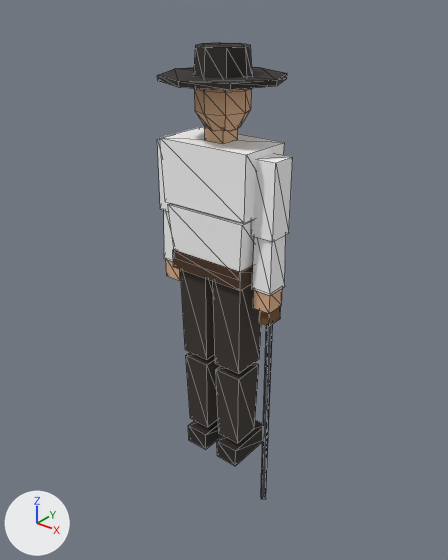
Before and after pictures for a commit that changed the glTF model game/assets/models/soldier_em_musket_rigged.glb.
Both versions are drawn from a camera (50 mm lens) standing at (1.5, -1.85, 2.05) and looking at (-0.04, 0.06, 0.86). The lights are fixed; the arrows at lower left show +X, +Y and +Z. The older version comes first. Mesh edges are drawn as thin lines. Vertices at exactly the same position are counted once.

Before the edit, the objects in view are built like this:
```python
me_em_musket_lod0 = bpy.data.meshes.new('em_musket_lod0')
me_em_musket_lod0.from_pydata(...)  # 210 vertices, 336 faces; spans x -0.29..0.29, y -0.23..0.25, z -0.21..1.83
me_em_musket_lod0.materials.append(mat_vertexcolour)
ob_em_musket_lod0 = bpy.data.objects.new('em_musket_lod0', me_em_musket_lod0)
ob_em_musket_lod0.location = (0.0, 0.0, 0.0)
```
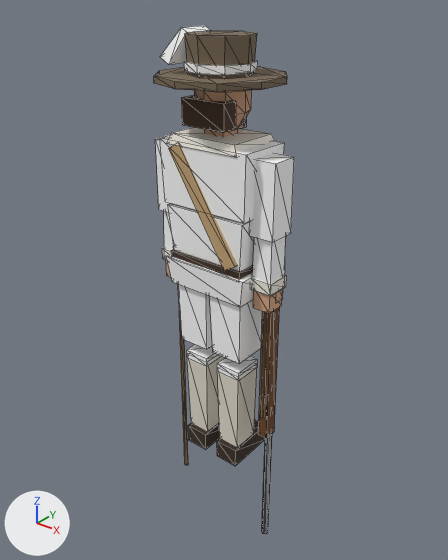
Location of each change, [x1, y1, x2, y2] in pixels of the pictures (448 x 560 px; the box of a moved part takes in the faces that stretch with it):
'em_musket_lod0', reshaped (11% taller): before [157, 43, 293, 499]; after [154, 26, 294, 534]
part 1 of me_em_musket_lod0, moved or reshaped: before [259, 306, 281, 326]; after [210, 296, 262, 363]
part 2 of me_em_musket_lod0, moved or reshaped: before [216, 363, 259, 443]; after [217, 367, 257, 448]
part 3 of me_em_musket_lod0, moved or reshaped: before [186, 352, 220, 427]; after [178, 284, 213, 349]
part 4 of me_em_musket_lod0, added: after [187, 356, 226, 432]
part 5 of me_em_musket_lod0, added: after [166, 254, 254, 307]
part 6 of me_em_musket_lod0, added: after [167, 127, 274, 157]
part 7 of me_em_musket_lod0, added: after [251, 275, 287, 296]
part 8 of me_em_musket_lod0, added (mostly hidden): after [162, 248, 171, 260]
part 9 of me_em_musket_lod0, added: after [181, 95, 236, 133]
part 10 of me_em_musket_lod0, added: after [185, 31, 257, 78]
part 11 of me_em_musket_lod0, added: after [184, 61, 258, 75]
part 12 of me_em_musket_lod0, added: after [258, 307, 280, 438]
part 13 of me_em_musket_lod0, added: after [262, 434, 272, 534]
part 14 of me_em_musket_lod0, added: after [261, 312, 267, 418]
part 15 of me_em_musket_lod0, deleted: before [194, 43, 252, 78]
part 16 of me_em_musket_lod0, deleted: before [261, 324, 273, 499]
part 17 of me_em_musket_lod0, built on: before [173, 249, 261, 374]; after [169, 145, 258, 465]
part 18 of me_em_musket_lod0, moved or reshaped: before [157, 67, 287, 90]; after [154, 26, 287, 92]
part 19 of me_em_musket_lod0, recoloured: before [157, 68, 287, 453]; after [166, 67, 287, 453]

The change, as a list of edits to the scene's bpy script:
```text
Change me_em_musket_lod0:
    remove me_em_musket_lod0.from_pydata(...)  # 210 vertices, 336 faces; spans x -0.29..0.29, y -0.23..0.25, z -0.21..1.83
    add me_em_musket_lod0.from_pydata(...)  # 470 vertices, 740 faces; spans x -0.29..0.29, y -0.25..0.25, z -0.46..1.89
    me_em_musket_lod0 part 1: the loose piece of 8 vertices spanning x 0.21..0.26, y -0.02..0.06, z 0.77..1.17 is scaled about its middle by (3.12, 2.22, 0.95), then moved by (-0.15, -0.02, -0.2)
    me_em_musket_lod0 part 2: the loose piece of 8 vertices spanning x 0.03..0.15, y -0.07..0.07, z 0.13..0.49 is scaled about its middle by (0.94, 0.947, 1.11), then moved by (0.0, 0.0, -0.01)
    me_em_musket_lod0 part 3: the loose piece of 8 vertices spanning x -0.15..-0.03, y -0.07..0.07, z 0.13..0.49 is scaled about its middle by (1.32, 1.27, 1.06), then moved by (0.0, 0.0, 0.46)
    me_em_musket_lod0 part 4: the loose piece of 8 vertices spanning x -0.15..-0.03, y -0.07..0.07, z 0.13..0.49 is copied, and the copy is scaled about its middle by (0.94, 0.947, 1.11), then moved by (0.0, 0.0, -0.01); it spans x -0.15..-0.03, y -0.07..0.07, z 0.1..0.5
    me_em_musket_lod0 part 5: the loose piece of 8 vertices spanning x -0.18..0.18, y -0.11..0.1, z 0.94..1.02 is copied, and the copy is scaled about its middle by (1.08, 1.1, 1.5), then moved by (0.0, 0.0, -0.05); it spans x -0.2..0.2, y -0.12..0.12, z 0.87..0.99
    me_em_musket_lod0 part 6: the loose piece of 8 vertices spanning x -0.05..0.05, y -0.05..0.04, z 1.49..1.55 is copied, and the copy is scaled about its middle by (3.59, 2.64, 0.667), then moved by (0.0, 0.0, -0.03); it spans x -0.17..0.17, y -0.13..0.12, z 1.47..1.51
    me_em_musket_lod0 part 7: a new loose piece, a box spanning x 0.19..0.29, y -0.055..0.055, z 0.93..0.98, in mat_vertexcolour
    me_em_musket_lod0 part 8: a new loose piece, a box spanning x -0.29..-0.19, y -0.055..0.055, z 0.93..0.98, in mat_vertexcolour
    me_em_musket_lod0 part 9: a new loose piece, a box spanning x -0.1..0.1, y -0.11..-0.04, z 1.55..1.65, in mat_vertexcolour
    me_em_musket_lod0 part 10: a new loose piece, an 8-sided cylinder along z spanning x -0.13..0.13, y -0.13..0.13, z 1.73..1.87, in mat_vertexcolour
    me_em_musket_lod0 part 11: a new loose piece, an 8-sided cylinder along z spanning x -0.134..0.134, y -0.134..0.134, z 1.745..1.775, in mat_vertexcolour
    me_em_musket_lod0 part 12: a new loose piece, a box spanning x 0.218..0.262, y -0.005..0.055, z 0.18..1.0, in mat_vertexcolour
    me_em_musket_lod0 part 13: a new loose piece, a 6-sided cylinder along z spanning x 0.226..0.254, y 0.029..0.061, z -0.46..0.84, in mat_vertexcolour
    me_em_musket_lod0 part 14: a new loose piece, a box spanning x 0.236..0.244, y -0.018..-0.006, z 0.29..0.89, in mat_vertexcolour
    me_em_musket_lod0 part 15: the loose piece of 16 vertices spanning x -0.11..0.11, y -0.1..0.12, z 1.71..1.83 is deleted
    me_em_musket_lod0 part 16: the loose piece of 8 vertices spanning x 0.22..0.26, y 0.0..0.04, z -0.21..0.94 is deleted
    me_em_musket_lod0 part 17: 4 vertices moved from x -0.18..0.18, y -0.11..0.1, z 0.94..1.02 to x -0.18..0.18, y -0.11..0.11, z 0.98..1.02; 18 vertices removed from x -0.18..0.18, y -0.11..0.1, z 0.52..1.02; 42 vertices added at x -0.25..0.18, y -0.12..0.12, z -0.26..1.49
    me_em_musket_lod0 part 18: 8 vertices moved from x -0.24..0.24, y -0.23..0.18, z 1.71..1.73 to x -0.24..0.24, y -0.25..0.2, z 1.71..1.73; 6 vertices removed from x -0.24..0.24, y -0.23..0.18, z 1.71..1.73; 18 vertices added at x -0.24..0.24, y -0.25..0.2, z 1.71..1.89
    me_em_musket_lod0 part 19: 128 kept faces spanning x -0.28..0.28, y -0.25..0.25, z 0.01..1.77 get new vertex colours; the middle colour goes from beige #e2b48e to beige #d9a988
    other edits to the shape of me_em_musket_lod0 do not show in these pictures
```
